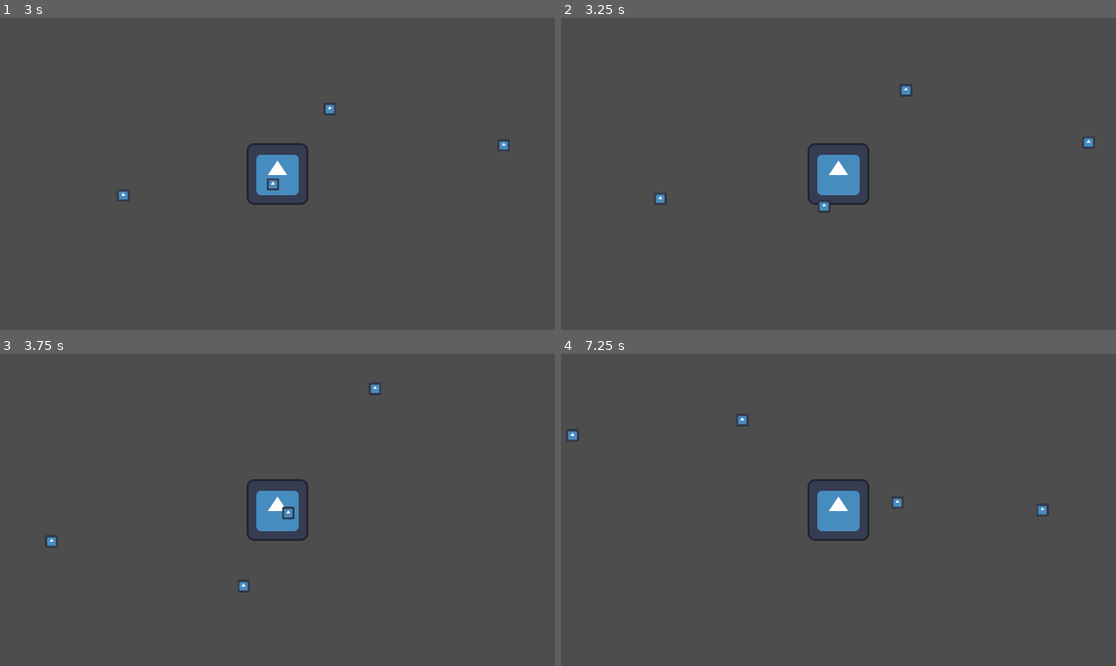
Above: before the commit, frames 1-4 (two rows, left to right).
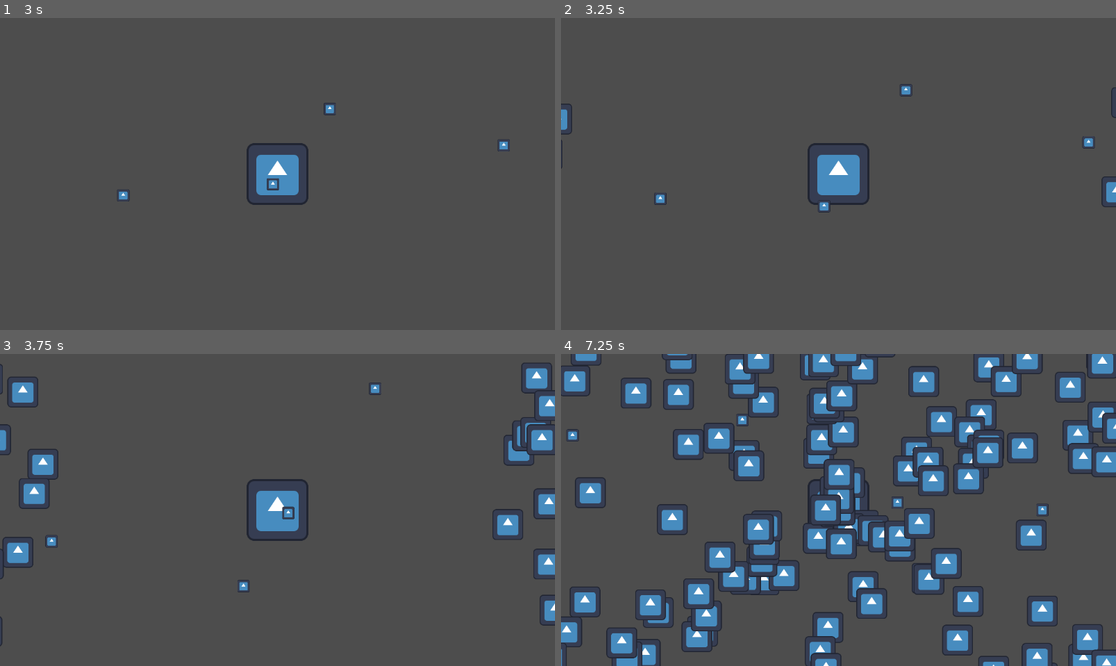
Above: after the commit, the same moments.

Repository: jiho7407/ZXCviver
Game: Godot game, scene res://game.tscn
The game is run twice, just before and just after one commit, with the same random seed, the same clock (stepped at 60 frames per second) and the same inputs. The engine's default icon, where the game draws it, is replaced by a stand-in: a white triangle on a blue panel in a dark square.
Inputs (mouse positions are in pixels of both pictures, inside the frame that each line leads up to):
- Up to frame 1 (3 s): tap Enter at 0.5 s; move the mouse to (399, 158) at 0.52 s; tap X (shoot_x) at 0.6, 2.1 s; move the mouse to (166, 189) at 1.27 s; tap Z (shoot_z) at 1.35, 2.85 s; move the mouse to (333, 105) at 2.02 s; move the mouse to (249, 236) at 2.77 s
- Up to frame 2 (3.25 s): no input
- Up to frame 3 (3.75 s): move the mouse to (444, 556) at 3.52 s; tap X (shoot_x) at 3.6 s
- Up to frame 4 (7.25 s): move the mouse to (672, 463) at 4.27 s; tap Z (shoot_z) at 4.35, 5.85 s; move the mouse to (866, 510) at 5.02 s; tap X (shoot_x) at 5.1, 6.6 s; move the mouse to (755, 432) at 5.77 s; move the mouse to (960, 494) at 6.52 s

Frame 1 is identical in both runs. In frame 2, 0.3% of the frame differs, in the area x 0-100%, y 22-61%; in frame 3, 3.7%; in frame 4, 23%, in the area x 0-100%, y 0-100%.

Commit message:
enemy delta마다 스폰되게 변경. 좀 많이 나오긴 함.

Diff:
--- a/game.gd
+++ b/game.gd
@@ -4,12 +4,12 @@
 var EnemyPresetScene = preload("res://enemy_preset.tscn")
 # Called when the node enters the scene tree for the first time.
 func _ready():
-	spawn_enemy()
+	pass
 
 
 # Called every frame. 'delta' is the elapsed time since the previous frame.
 func _process(delta):
-	pass
+	spawn_enemy() # 여기에 있는 이 함수 때문에 지금은 매 프레임마다 enemy 스폰 됨. 나중에 당연히 수정 필요.
 
 func spawn_enemy():
 
